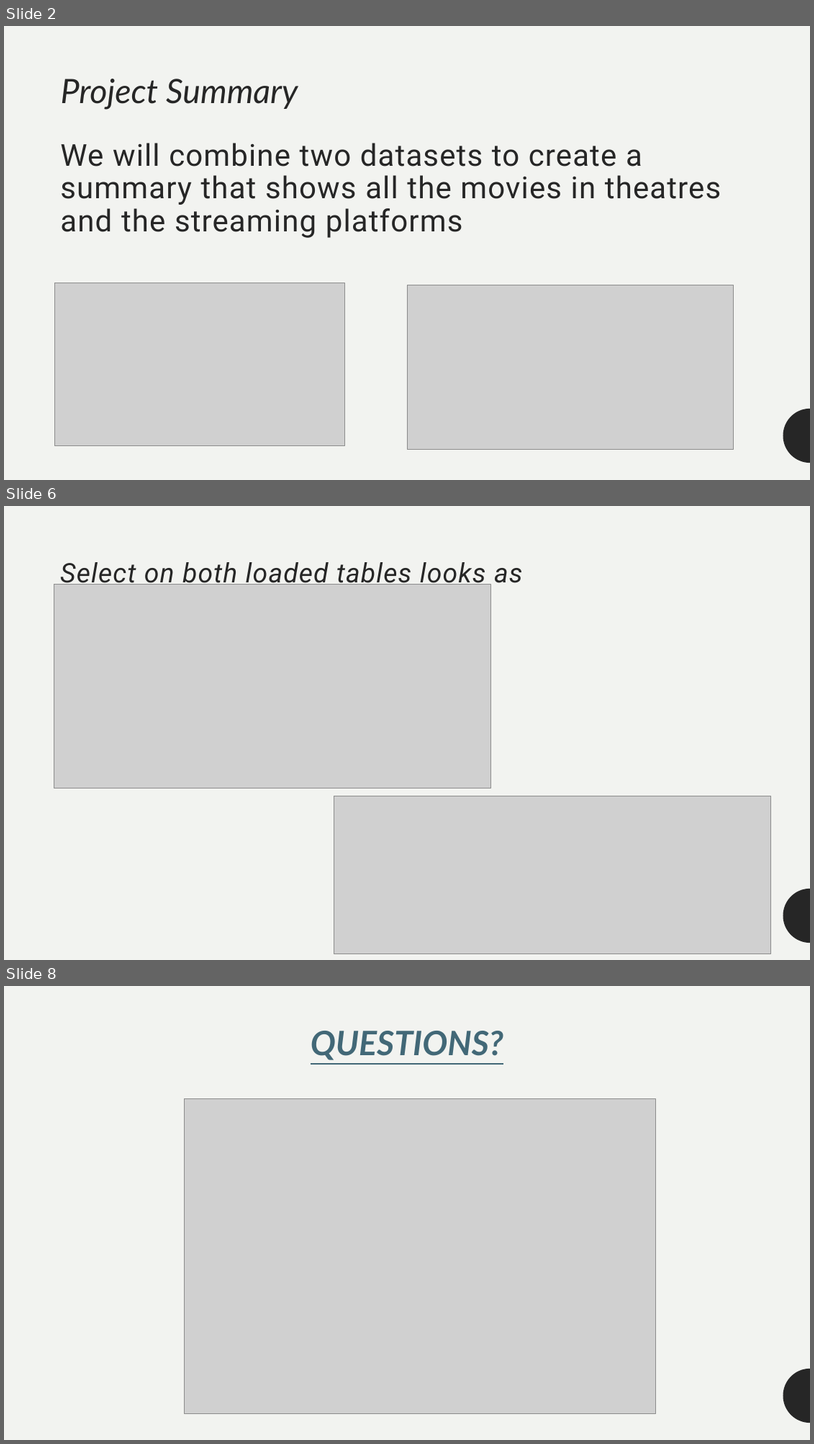
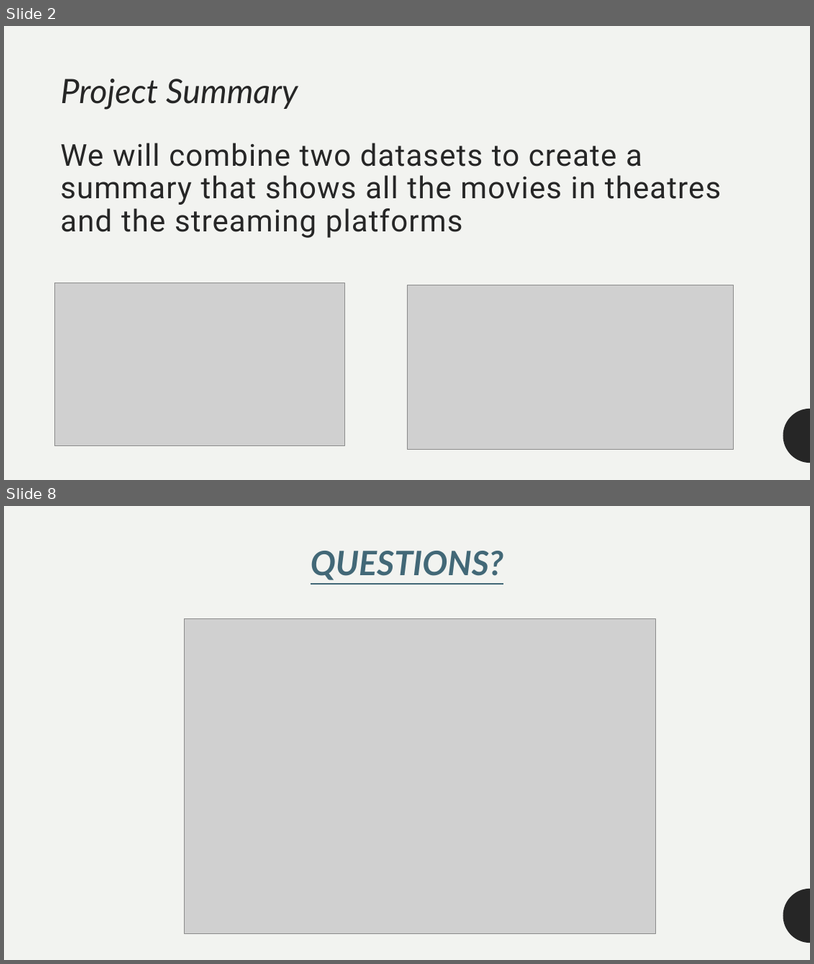
Before and after one commit to cyoungman9/ETL_PROJECT, a slide deck: ETL_Project.pptx. Shown one above the other, each under a label of ours: slides 2, 6 and 8 before the commit, slides 2 and 8 after it; the slides between them are not shown. The pictures are 814x1444 and 814x964 pixels, drawn with LibreOffice and Linux fonts; fonts in the diff are those of the drawing; grey boxes stand for pictures. Boxes give left, top, right and bottom in pixels: in the first picture for what was removed or moved away, otherwise in the second. Text is boxed around its words. In the diff, an @@ line names an element or a change of style, - is before the commit and + after.

```diff
--- a/ETL_Project.pptx
+++ b/ETL_Project.pptx
@@ slide 6 removed at (4,506,810,960), background #F2F3F0; not listed: 1 template element that a slide beside it also shows @@
@@ title removed at (60,562,523,618) @@
-Select on both loaded tables looks as follows
@@ picture removed at (54,584,491,788) @@
@@ picture removed at (334,795,772,954) @@
```
Also in this commit, not shown: 4 slides changed, 1 slide added, 6 other files.
